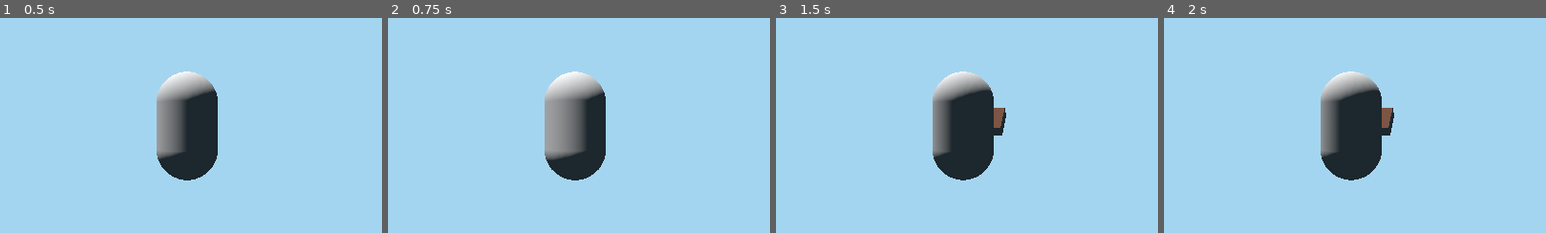
Above: before the commit, frames 1-4 (left to right).
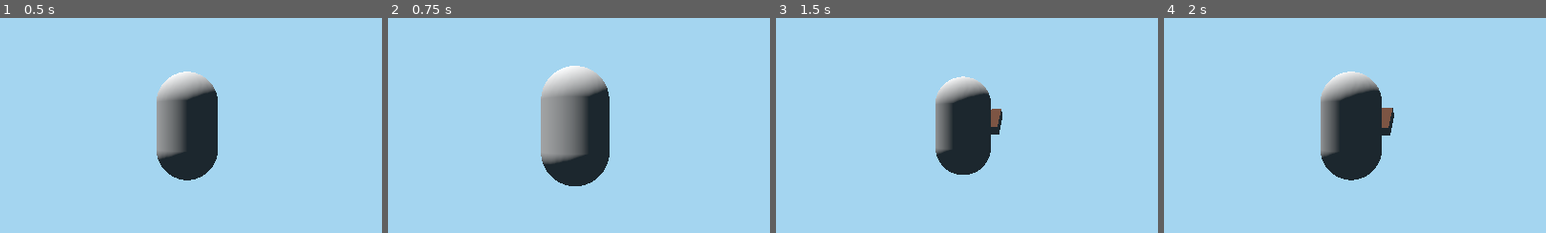
Above: after the commit, the same moments.

Repository: MilanFIN/Prototype-world
Game: Godot game, scene res://Game.tscn
The game is run twice, just before and just after one commit, with the same random seed, the same clock (stepped at 60 frames per second) and the same inputs.
Inputs (mouse positions are % of the whole screen's width and height, from its top left):
- Up to frame 1 (0.5 s): no input
- Up to frame 2 (0.75 s): tap Enter at 0.5 s; move the mouse to (55, 50) at 0.52 s; hold W (forward) from 0.53 s (still down); hold Mouse wheel up (in, bound only after the commit) from 0.53 s (still down)
- Up to frame 3 (1.5 s): keep holding W (forward); tap Space (jump) at 0.77, 1.25 s; tap Mouse wheel down (out, bound only after the commit) at 0.8, 1.35 s; move the mouse to (45, 50) at 1.27 s; release Mouse wheel up (in, bound only after the commit) at 1.28 s
- Up to frame 4 (2 s): keep holding W (forward); tap Space (jump) at 1.52 s; tap Mouse wheel up (in, bound only after the commit) at 1.55 s
The pictures show only the part of the screen within x 26-76%, y 25-75%; the shares and areas given below are measured in that part.

Frame 1 is identical in both runs. In frame 2, 2.4% of the frame differs, in the area x 40-58%, y 22-79%; in frame 3, 2.5%, in the area x 41-61%, y 24-76%; in frame 4, nothing differs.

Commit message:
zooming, still needs speed factor instead of boolean

Diff:
--- a/Scripts/Game.gd
+++ b/Scripts/Game.gd
@@ -16,10 +16,17 @@
 const maxStickDelta = 100
 
 var mouseSensitivity = 0.3
-var touchSensitivity = 3
+var touchSensitivity = 1
 
 var stickTouchIndex = 0
 var stickPressed = false
+
+var firstDragIndex = 0
+var secondDragIndex = 0
+var firstDragPressed = false
+var secondDragPressed = false
+var firstLocation = Vector2.ZERO
+var secondLocation = Vector2.ZERO
 
 # Called when the node enters the scene tree for the first time.
 func _ready() -> void:
@@ -49,16 +56,40 @@
 			if ((event.position - base.position).length() < maxStickDelta):
 				stickPressed = true
 				stickTouchIndex = event.index
+			elif (not firstDragPressed):
+				firstDragPressed = true
+				firstDragIndex = event.index
+				firstLocation = event.position
+			elif (not secondDragPressed):
+				secondDragPressed = true
+				secondDragIndex = event.index
+				secondLocation = event.position
 		else:
 			if (event.index == stickTouchIndex):
 				stickPressed = false
 				stick.position = base.position
+			if (event.index == firstDragIndex):
+				firstDragPressed = false
+			if (event.index == secondDragIndex):
+				secondDragPressed = false
 	if (event is InputEventScreenDrag):
 		if (stickPressed and event.index == stickTouchIndex):
 			var stickPos = event.position
 			stickPos.x = clamp(stickPos.x ,base.position.x - maxStickDelta, base.position.x + maxStickDelta)
 			stickPos.y = clamp(stickPos.y ,base.position.y - maxStickDelta, base.position.y + maxStickDelta)
 			stick.position = stickPos
+		elif (firstDragPressed and secondDragPressed):
+			var distance = (firstLocation - secondLocation).length()
+			if (event.index == firstDragIndex):
+				firstLocation = event.position
+			elif (event.index == secondDragIndex):
+				secondLocation = event.position
+			var newDistance = (firstLocation - secondLocation).length()
+
+			if (distance - newDistance < 0):
+				player.zoomIn(0.2)
+			elif (distance - newDistance > 0):
+				player.zoomOut(0.2)
 		else:
 			var mouseDelta = event.relative * touchSensitivity
 			player.setMouseDelta(mouseDelta)
@@ -67,3 +98,10 @@
 	if event is InputEventMouseMotion:
 		var mouseDelta = event.relative * mouseSensitivity
 		player.setMouseDelta(mouseDelta)
+
+
+	if (event.is_action_pressed("in")):
+		player.zoomIn()
+
+	elif (event.is_action_pressed("out")):
+		player.zoomOut()
--- a/Scripts/Player.gd
+++ b/Scripts/Player.gd
@@ -24,6 +24,10 @@
 
 #deg/s
 const turnRate = 480
+
+const zoomStep = 1.0
+const minZoom = 3
+const maxZoom = 20
 
 onready var rightMeleeAnim = $RightMeleeAnim
 onready var rightHitbox = $Body/RightHandHitbox
@@ -66,6 +70,18 @@
 	#handCamera.global_transform = camera.global_transform
 	pass
 
+func zoomIn(amount = zoomStep):
+	var zoom = cameraWallChecker.cast_to.z
+	zoom -= amount
+	zoom = clamp(zoom, minZoom, maxZoom)
+	cameraWallChecker.cast_to.z = zoom
+	cameraWallChecker.cast_to.z = zoom
+
+func zoomOut(amount = zoomStep):
+	var zoom = cameraWallChecker.cast_to.z
+	zoom += amount
+	zoom = clamp(zoom, minZoom, maxZoom)
+	cameraWallChecker.cast_to.z = zoom
 
 func _physics_process(delta: float) -> void:
 
@@ -78,6 +94,7 @@
 	#rotation_degrees.y -= mouseDelta.x * delta
 	#mouseDelta = Vector2()
 
+
 	#vertical rotation
 	if (mouseDelta != Vector2.ZERO):
 		var newAngle = cameraJoint.rotation_degrees.x - mouseDelta.y #* delta
@@ -85,11 +102,11 @@
 		#horizontal rotation
 		cameraJoint.rotation_degrees.y -= mouseDelta.x #* delta
 
-		var cameraOffset = cameraWallChecker.cast_to.z
-		if (cameraWallChecker.get_collider() != null):
-			cameraOffset = (cameraWallChecker.get_collision_point() - global_transform.origin).length()
+	var cameraOffset = cameraWallChecker.cast_to.z
+	if (cameraWallChecker.get_collider() != null):
+		cameraOffset = (cameraWallChecker.get_collision_point() - global_transform.origin).length() + 0.5
 
-		camera.translation.z = cameraOffset
+	camera.translation.z = cameraOffset
 
 	mouseDelta = Vector2.ZERO
 
--- a/project.godot
+++ b/project.godot
@@ -53,6 +53,16 @@
 "events": [ Object(InputEventMouseButton,"resource_local_to_scene":false,"resource_name":"","device":0,"alt":false,"shi …(212 unchanged characters)…
  ]
 }
+out={
+"deadzone": 0.5,
+"events": [ Object(InputEventMouseButton,"resource_local_to_scene":false,"resource_name":"","device":0,"alt":false,"shift":false,"control":false,"meta":false,"command":false,"button_mask":0,"position":Vector2( 0, 0 ),"global_position":Vector2( 0, 0 ),"factor":1.0,"button_index":5,"pressed":false,"doubleclick":false,"script":null)
+ ]
+}
+in={
+"deadzone": 0.5,
+"events": [ Object(InputEventMouseButton,"resource_local_to_scene":false,"resource_name":"","device":0,"alt":false,"shift":false,"control":false,"meta":false,"command":false,"button_mask":0,"position":Vector2( 0, 0 ),"global_position":Vector2( 0, 0 ),"factor":1.0,"button_index":4,"pressed":false,"doubleclick":false,"script":null)
+ ]
+}
 
 [input_devices]
 
